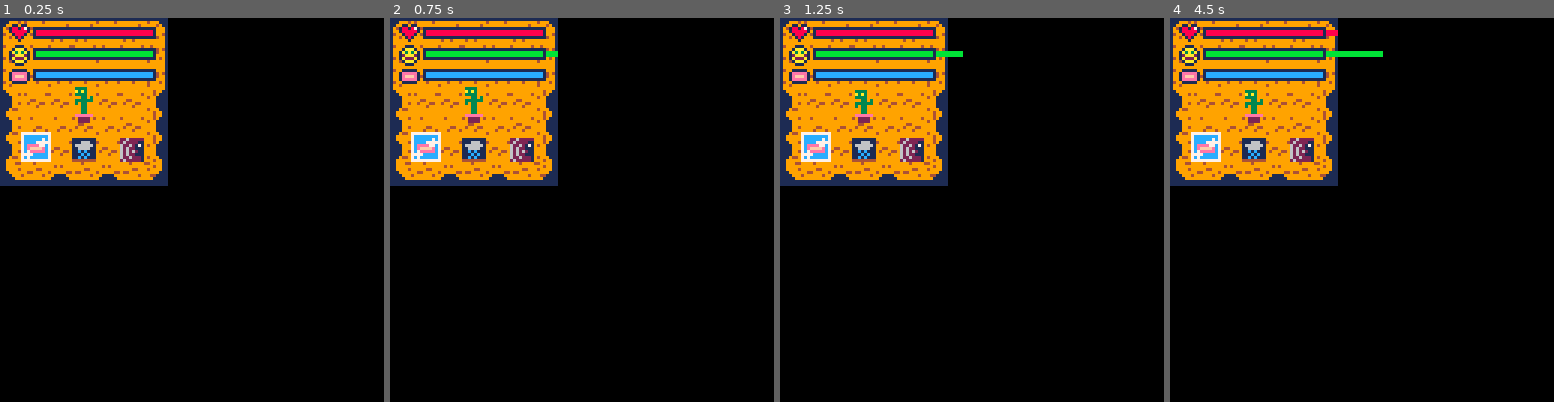
Above: before the commit, frames 1-4 (left to right).
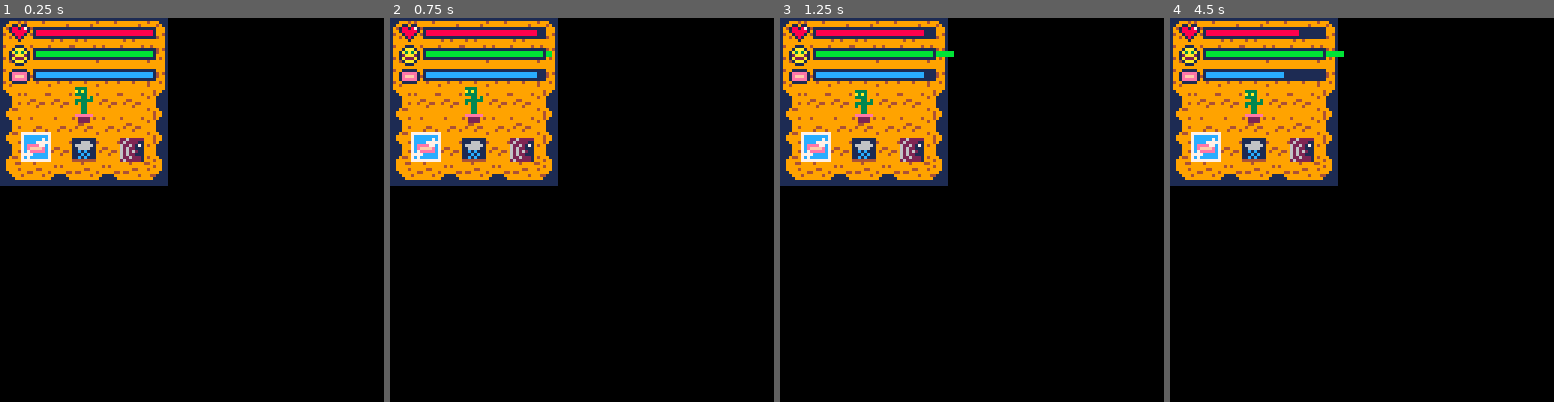
Above: after the commit, the same moments.

Repository: CarrotKnits/cactus_pet
Game: PICO-8 cartridge cactus_pet.p8
Two runs of this game, one before a commit and one after it. Both use one fixed random seed, a clock stepped at 60 frames per second and the inputs below.
Inputs:
- Up to frame 1 (0.25 s): no input
- Up to frame 2 (0.75 s): tap X (X key) at 0.33 s
- Up to frame 3 (1.25 s): tap X (X key) at 1.07 s
- Up to frame 4 (4.5 s): hold Right 1.6-2.1 s; tap X (X key) at 1.85, 2.97, 4.08 s; hold Right 2.47-3.03 s; hold Left 3.08-3.58 s; hold Right from 4.02 s (still down)

Frame 1 is identical in both runs. In frame 2, less than 0.1% of the frame differs, in the area x 38-44%, y 3-16%; in frame 3, 0.1%; in frame 4, 0.5%, in the area x 29-56%, y 3-16%.

Commit message:
CHANGE stat decay speed to be higher for testing, MAKE code more readable by adding a space before and after operators

Diff:
--- a/pet.lua
+++ b/pet.lua
@@ -1,32 +1,34 @@
 --pet
 
 function ipet()
-	petx=24
-	pety=24
-	p_spr=5
-	pi={
-		sp=p_spr,
-		x=petx,
-		y=pety,
-		t=0
+	petx = 24
+	pety = 24
+	p_spr = 5
+	pi = {
+		sp = p_spr,
+		x = petx,
+		y = pety,
+		t = 0
 	} --pet idle
 
 	pet_stats = {
-	maxhp=38,
-	hp=38,
-	maxhap=38,
-	hap=38,
-	maxcln=38,
-	cln=38
+	maxhp = 38,
+	hp = 38,
+	maxhap = 38,
+	hap = 38,
+	maxcln = 38,
+	cln = 38
 	}
 
 end
 
 function upet()
-	pi.t+=0.05
-	pet_stats.hp-=0.005
-	pet_stats.hap-=0.005
-	pet_stats.cln-=0.005
+	--pet animation speed
+	pi.t += 0.05
+	--stat decay speeds, defaults 0.005
+	pet_stats.hp -= 0.1
+	pet_stats.hap -= 0.1
+	pet_stats.cln -= 0.1
 end
 
 function dpet()
